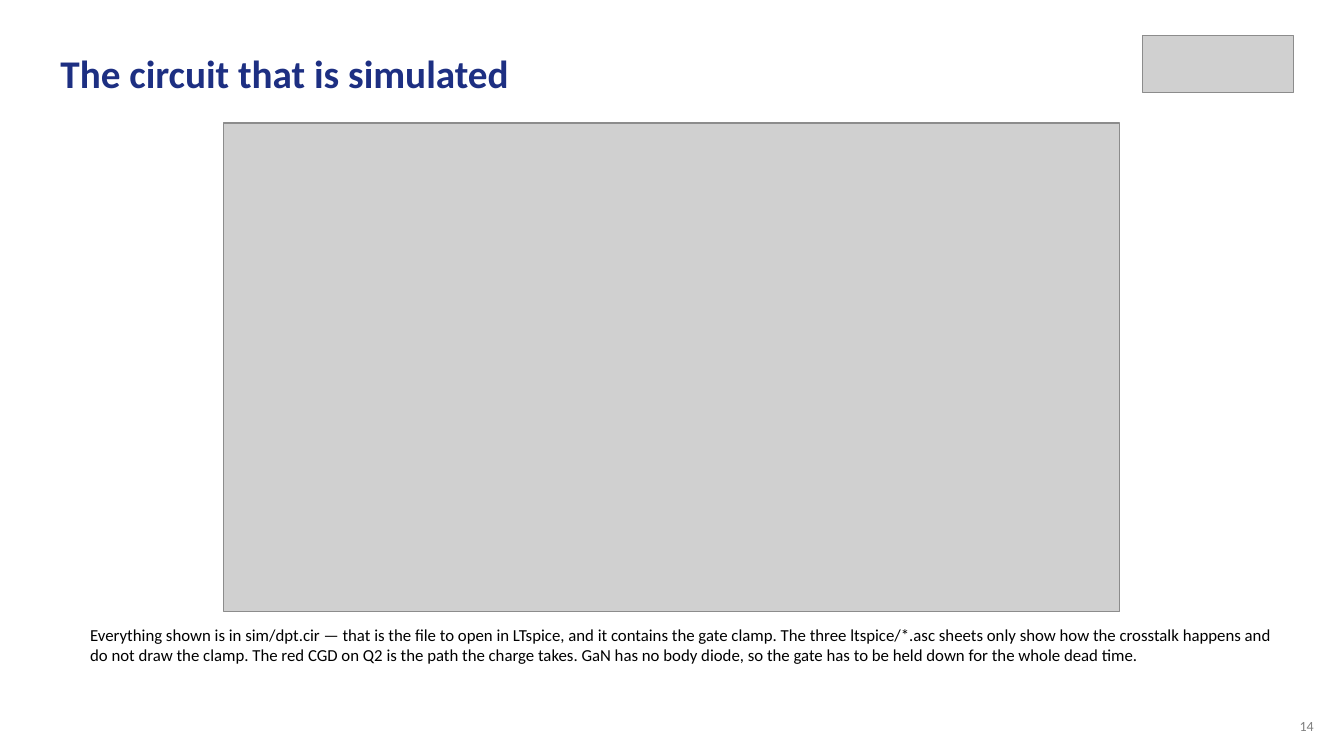
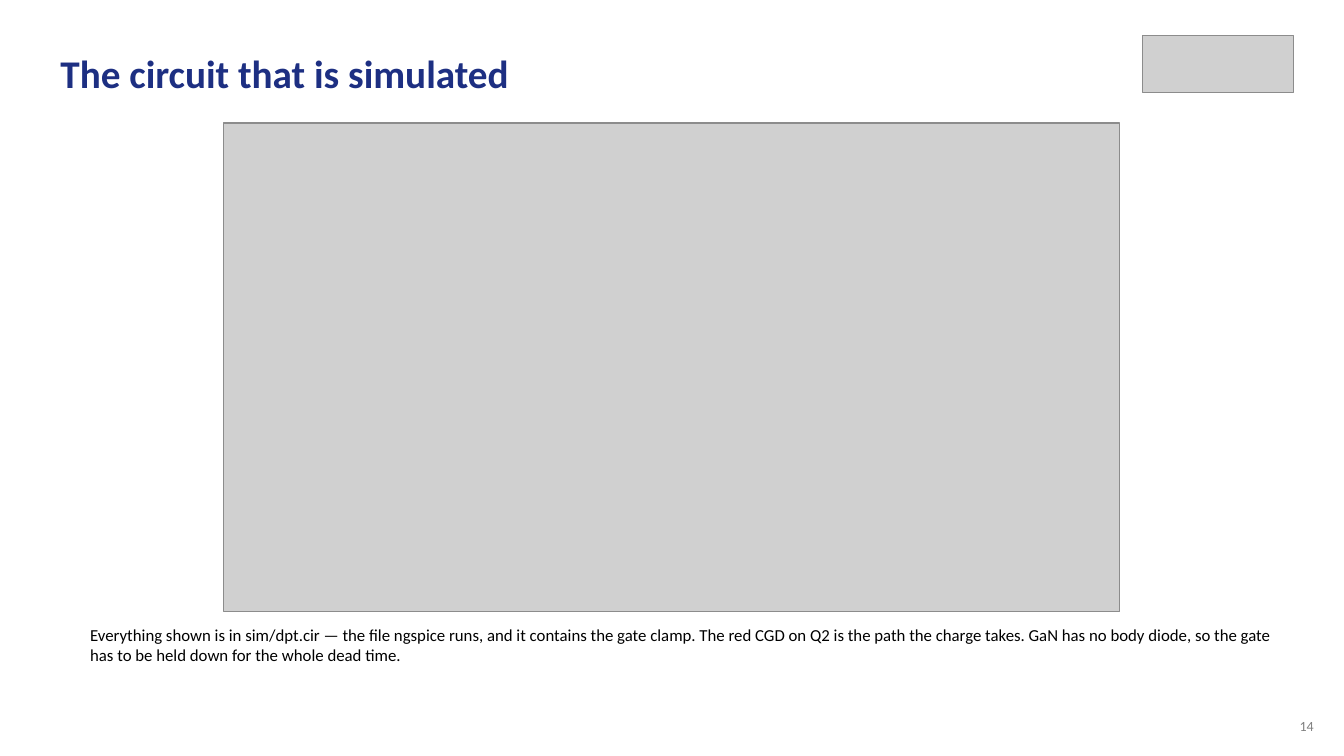
Before and after one commit to Amritha902/gan-driver, a slide deck: slide 14 of review/Review1_GaN_Segmented_Gate_Driver.pptx. Drawn at 1344x756 pixels with LibreOffice and Linux fonts; fonts in the diff are those of the drawing; grey boxes stand for pictures. Boxes give left, top, right and bottom in pixels: in the first picture for what was removed or moved away, otherwise in the second. Text is boxed around its words. In the diff, an @@ line names an element or a change of style, - is before the commit and + after.

```diff
--- a/review/Review1_GaN_Segmented_Gate_Driver.pptx
+++ b/review/Review1_GaN_Segmented_Gate_Driver.pptx
@@ text at [90,629,1270,661]: text changed @@
-Everything shown is in sim/dpt.cir — that is the file to open in LTspice, and it contains the gate clamp. The three ltspice/*.asc sheets only show how the crosstalk happens and do not draw the clamp. The red CGD on Q2 is the path the charge takes. GaN has no body diode, so the gate has to be held down for the whole dead time.
+Everything shown is in sim/dpt.cir — the file ngspice runs, and it contains the gate clamp. The red CGD on Q2 is the path the charge takes. GaN has no body diode, so the gate has to be held down for the whole dead time.
```
Also in this commit, not shown: 10 other slides changed, 1 slide added, 1 slide removed, 15 other files.
